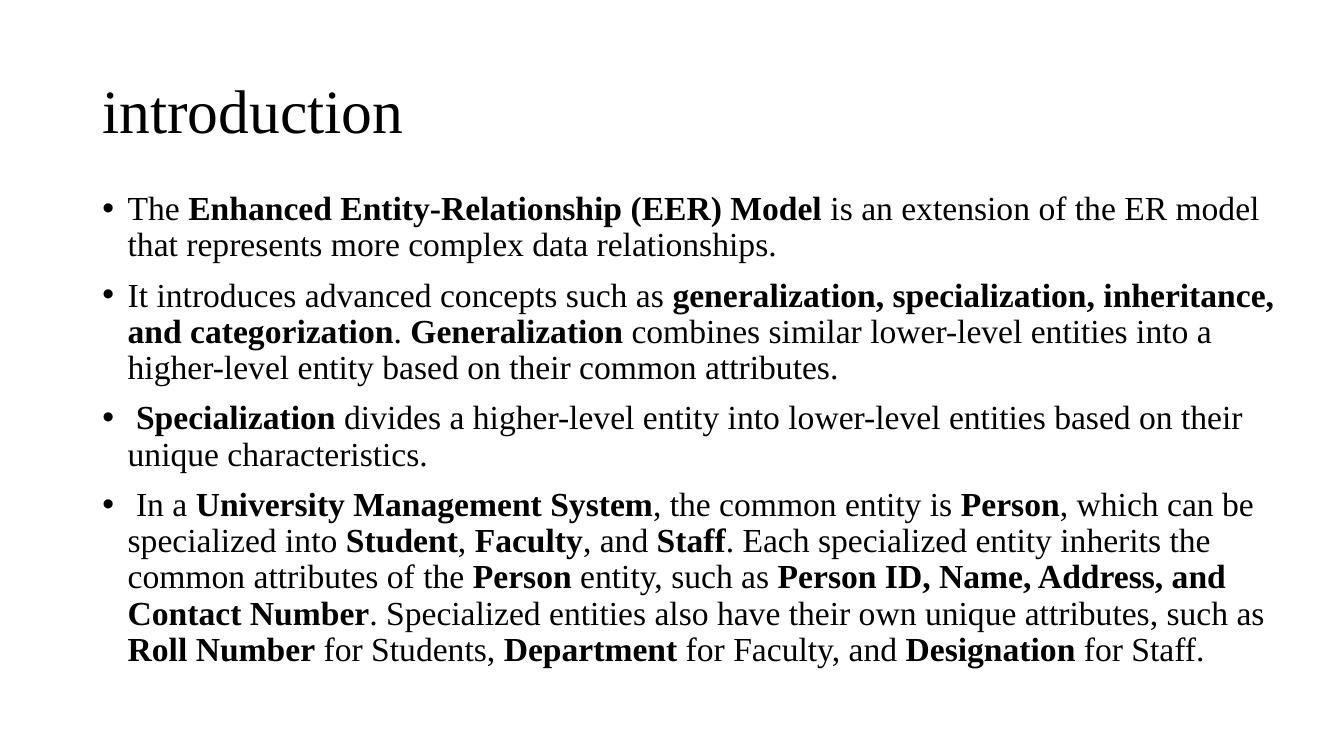
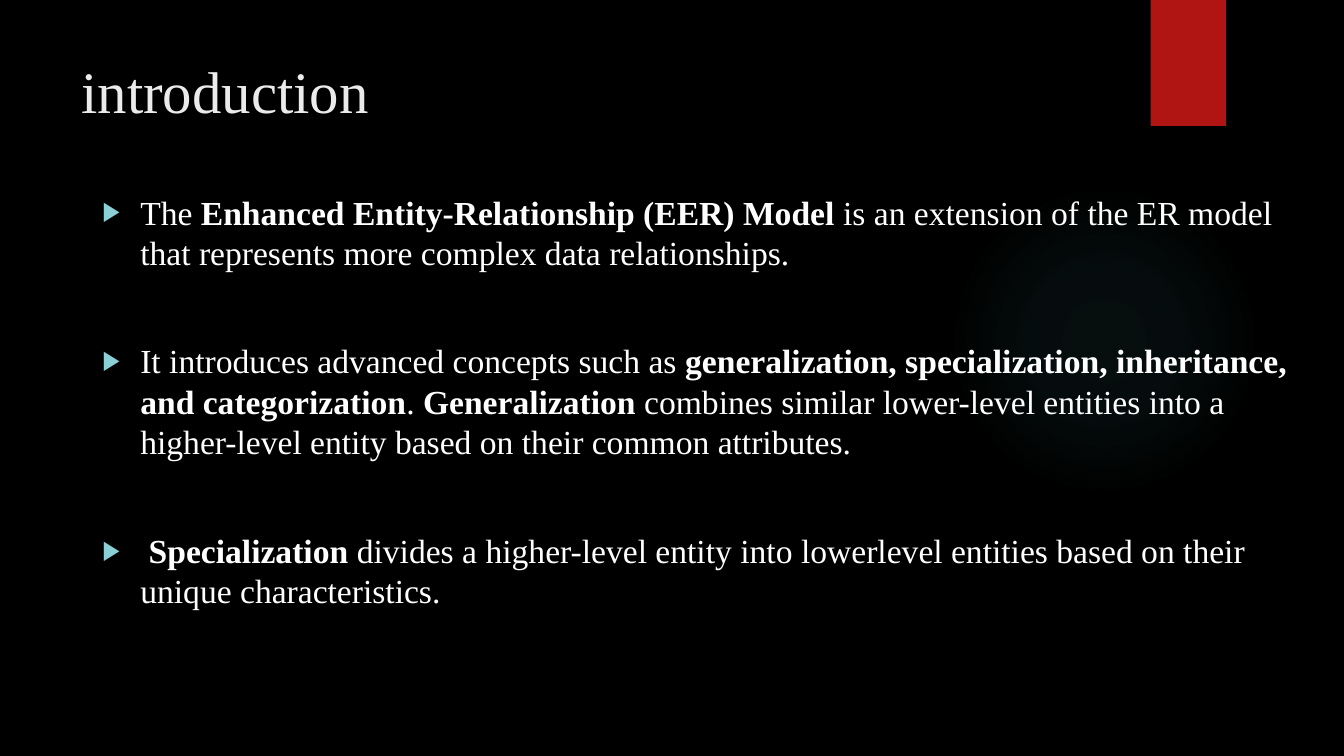
Before and after one commit to priyasiddapu-create/csa-0504-dbms, a slide deck: slide 6 of dbms ppt.pptx. Drawn at 1344x756 pixels with LibreOffice and Linux fonts; fonts in the diff are those of the drawing; background and template pictures are left out. Boxes give left, top, right and bottom in pixels: in the first picture for what was removed or moved away, otherwise in the second. Text is boxed around its words. In the diff, an @@ line names an element or a change of style, - is before the commit and + after.

```diff
--- a/dbms ppt.pptx
+++ b/dbms ppt.pptx
@@ background #FFFFFF to picture (left out) @@
@@ rectangle added at (x1=1150, y1=0, x2=1226, y2=126), fill #B01513 @@
@@ title "introduction" moved from (x1=102, y1=90, x2=403, y2=134) to (x1=81, y1=72, x2=368, y2=114) @@
@@ title "introduction" at (x1=81, y1=72, x2=368, y2=114): size 44 to 42 pt, text colour #000000 to #EBEBEB; line spacing 0.9 to 1; vertical alignment middle to top @@
@@ text at (x1=140, y1=201, x2=1287, y2=461): text colour #000000 to #FFFFFF in "The Enhanced Entity-Relationship (EER) Model is an ...", "It introduces advanced concepts such as generalization, ..."; bullet • to ▶; line spacing 0.9 to 1 @@
@@ ellipse added at (x1=949, y1=185, x2=1259, y2=495), fill gradient #50B9C1 @@
@@ text at (x1=140, y1=539, x2=1245, y2=610): text changed; text colour #000000 to #FFFFFF @@
-• Specialization divides a higher-level entity into lower-level entities based on their unique characteristics.
-• In a University Management System, the common entity is Person, which can be specialized into Student, Faculty, and Staff. Each specialized entity inherits the common attributes of the Person entity, such as Person ID, Name, Address, and Contact Number. Specialized entities also have their own unique attributes, such as Roll Number for Students, Department for Faculty, and Designation for Staff.
+▶ Specialization divides a higher-level entity into lowerlevel entities based on their unique characteristics.
```
Also in this commit, not shown: 19 other slides changed, 1 slide added.
